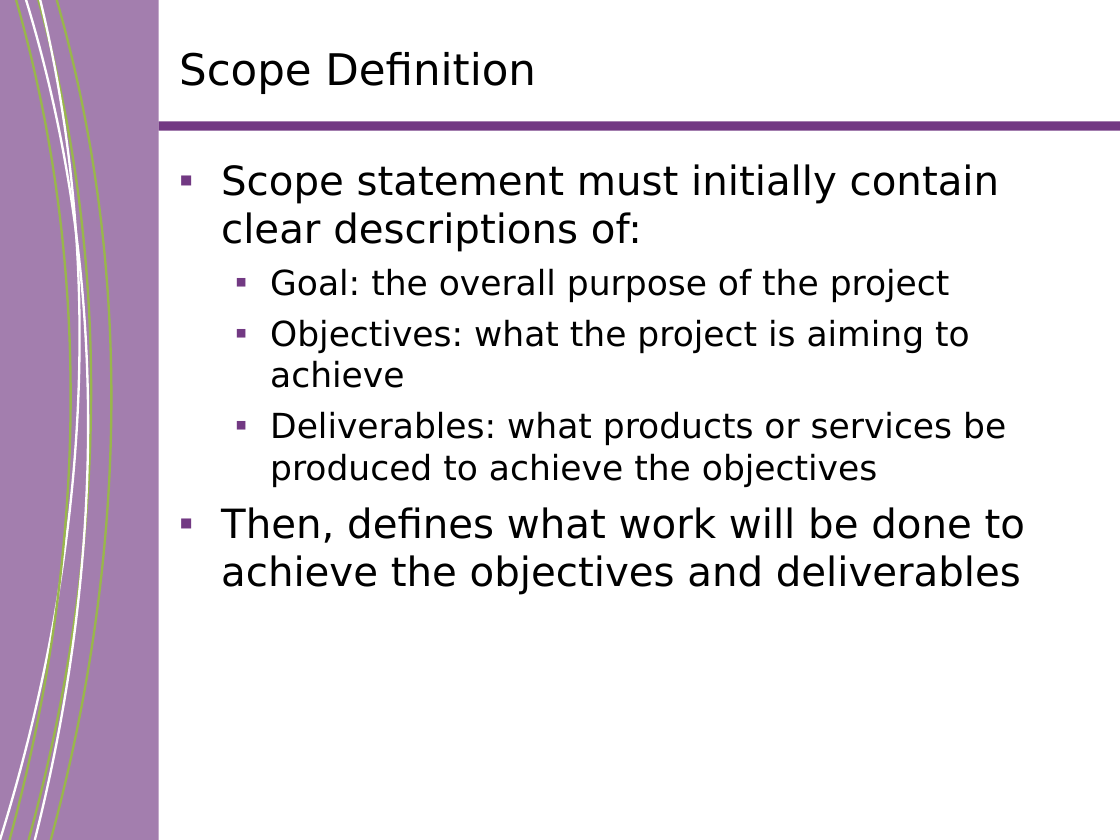
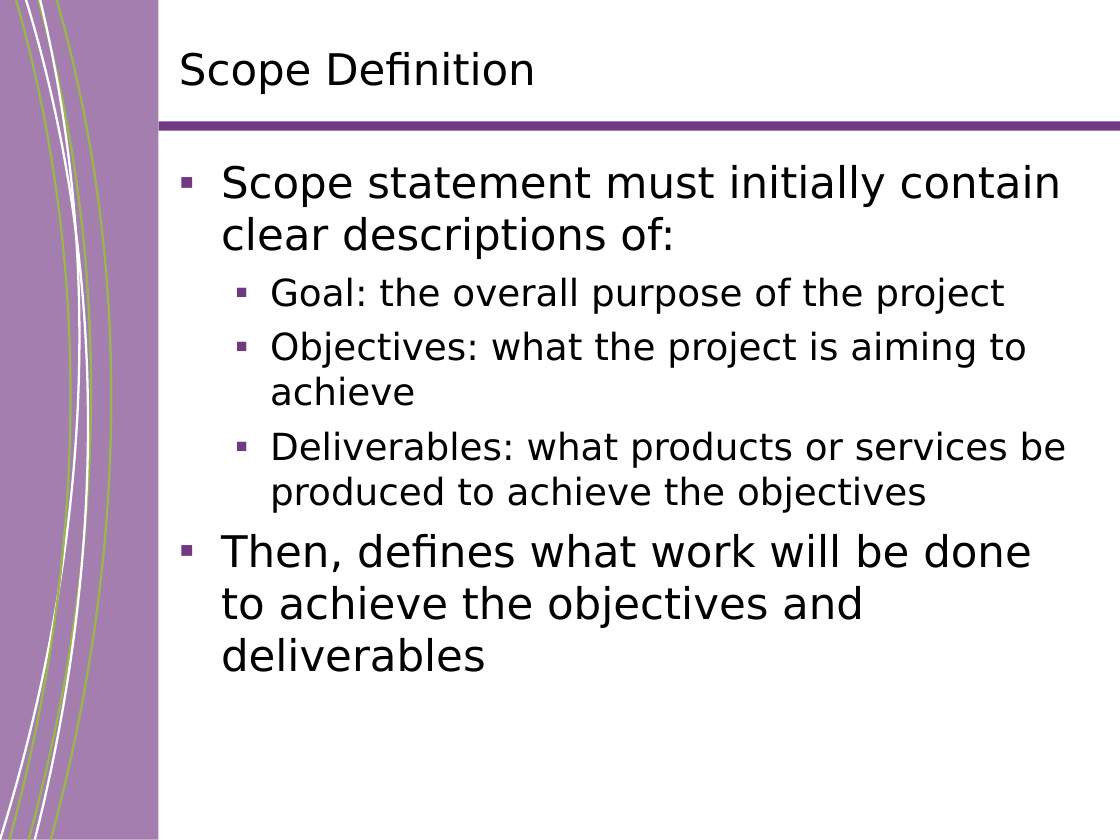
Before and after one commit to ChefPlex/teaching-notes, a slide deck: slide 17 of project-management/year-up/Year Up - ProSkills 101_111715v02.ppt. Drawn at 1120x840 pixels with LibreOffice and Linux fonts; fonts in the diff are those of the drawing; background and template pictures are left out. Boxes give left, top, right and bottom in pixels: in the first picture for what was removed or moved away, otherwise in the second. Text is boxed around its words. In the diff, an @@ line names an element or a change of style, - is before the commit and + after.

```diff
--- a/project-management/year-up/Year Up - ProSkills 101_111715v02.ppt
+++ b/project-management/year-up/Year Up - ProSkills 101_111715v02.ppt
@@ freeform shape at <box>0,0,119,840</box>: outline #FFFFFE 1.5 pt to #FFFFFE 1.47 pt; outline redrawn @@
@@ freeform shape at <box>10,0,109,840</box>: outline #99B64C 1.5 pt to #99B64C 1.47 pt; outline redrawn @@
@@ freeform shape at <box>26,0,124,840</box>: outline #FFFFFE 1.5 pt to #FFFFFE 1.47 pt; outline redrawn @@
@@ freeform shape at <box>28,0,129,840</box>: outline #99B64C 1.5 pt to #99B64C 1.47 pt @@
@@ freeform shape at <box>51,0,148,839</box>: outline #99B64C 1.5 pt to #99B64C 1.47 pt @@
@@ text "Scope statement must initially contain ..." at <box>221,165,1067,672</box>: size 25.9 to 28 pt in "Scope statement must initially contain clear descriptions ...", "Then, defines what work will be done ..."; size 22.2 to 24 pt in "Goal: the overall purpose of the project", "Objectives: what the project is aiming to ...", "Deliverables: what products or services be produced ..." @@
```
Also in this commit, not shown: 22 other slides changed, 6 other files.
